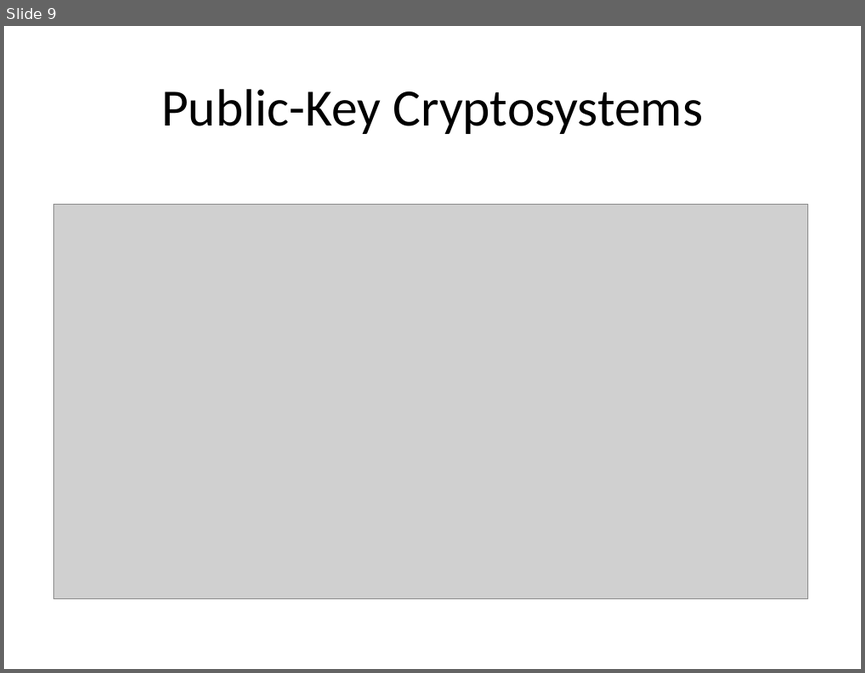
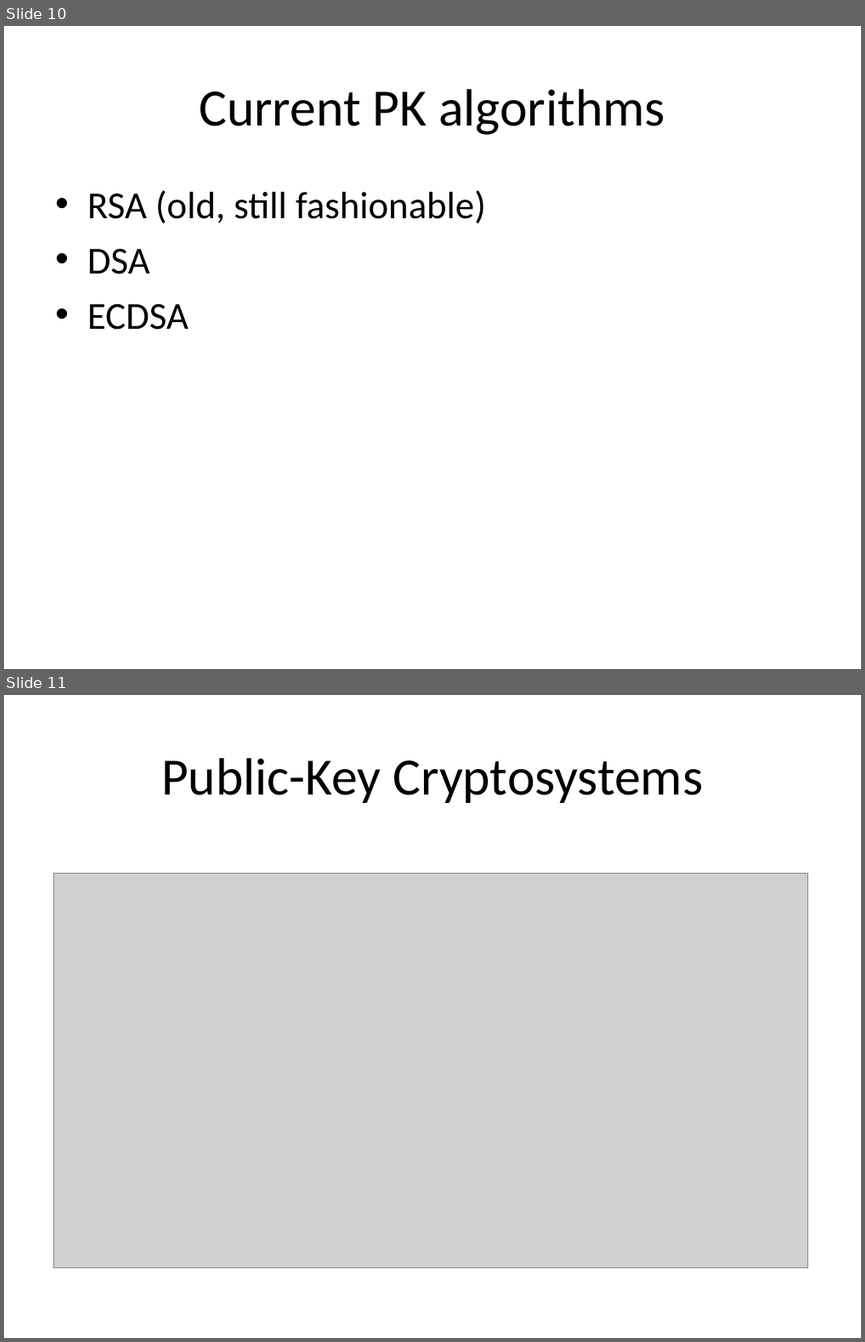
Before and after one commit to DeMaCS-UNICAL/NetworkSecurity, a slide deck: slides/ch09-Asymmetric-and-DH.ppt. Shown one above the other, each under a label of ours: slide 9 before the commit, slides 10 and 11 after it. The pictures are 865x673 and 865x1342 pixels, drawn with LibreOffice and Linux fonts; fonts in the diff are those of the drawing; grey boxes stand for pictures. Boxes give left, top, right and bottom in pixels: in the first picture for what was removed or moved away, otherwise in the second. Text is boxed around its words. In the diff, an @@ line names an element or a change of style, - is before the commit and + after.

```diff
--- a/slides/ch09-Asymmetric-and-DH.ppt
+++ b/slides/ch09-Asymmetric-and-DH.ppt
@@ slide 10 added at [4, 26, 861, 669], background #FFFFFF @@
@@ title added at [199, 89, 664, 135], 44 pt, text #000000 @@
+Current PK algorithms
@@ text added at [87, 190, 486, 329], 32 pt, text #000000 @@
+• RSA (old, still fashionable)
+• DSA
+• ECDSA
@@ what was slide 9 is now slide 11 @@
```
Also in this commit, not shown: 4 slides changed, 2 other slides added, 2 other files.
